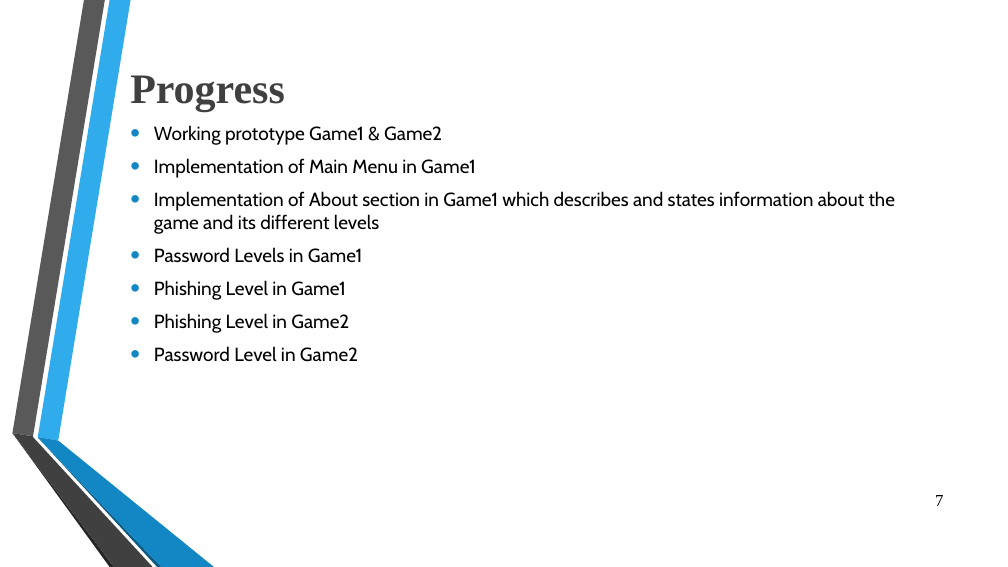
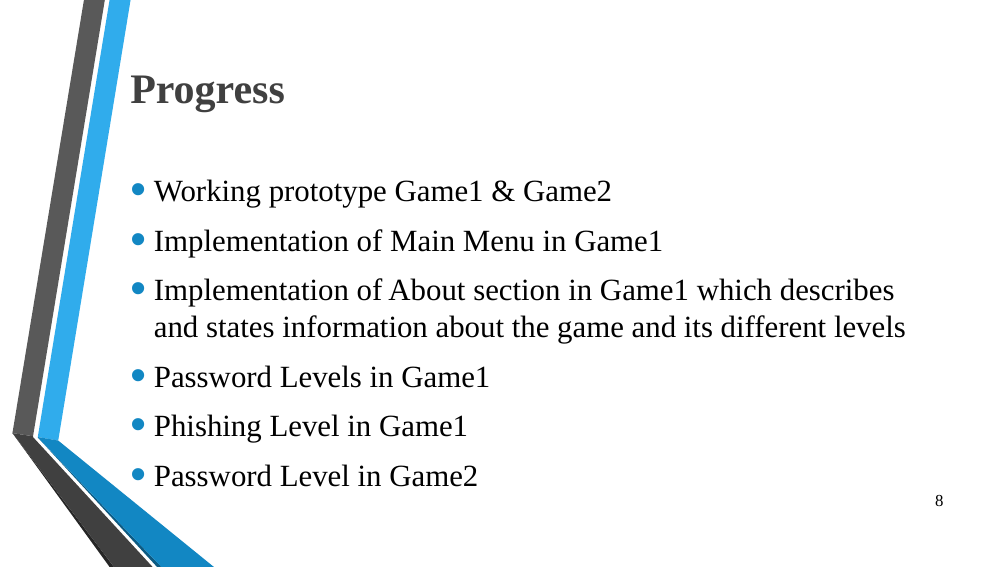
Before and after one commit to OmarSedkyUI/CyberLearningAdventureJunior, a slide deck: slide 8 of Graduation_Project_Presentation_Seminar2.pptx (slide 7 before the commit). Drawn at 1008x567 pixels with LibreOffice and Linux fonts; fonts in the diff are those of the drawing; background and template pictures are left out. Boxes give left, top, right and bottom in pixels: in the first picture for what was removed or moved away, otherwise in the second. Text is boxed around its words. In the diff, an @@ line names an element or a change of style, - is before the commit and + after.

```diff
--- a/Graduation_Project_Presentation_Seminar2.pptx
+++ b/Graduation_Project_Presentation_Seminar2.pptx
@@ text "Working prototype Game1 & Game2" at (154,179,906,487): size 18.2 to 29.4 pt, font Cabin to Times New Roman; more space between paragraphs @@
@@ text at (154,313,349,333): paragraph removed @@
-• Phishing Level in Game2
@@ page number at (935,495,943,506): text changed @@
-7
+8
```
Also in this commit, not shown: 5 other slides changed, 4 slides added.
